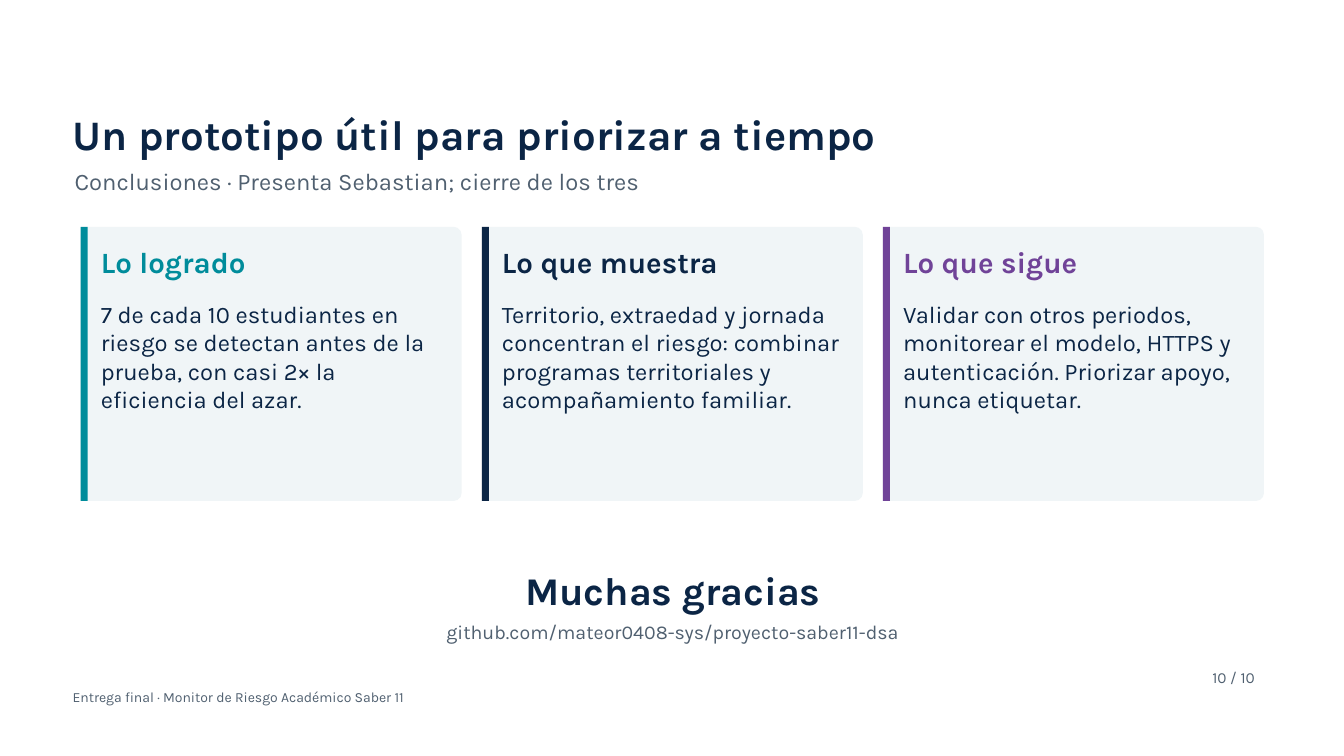
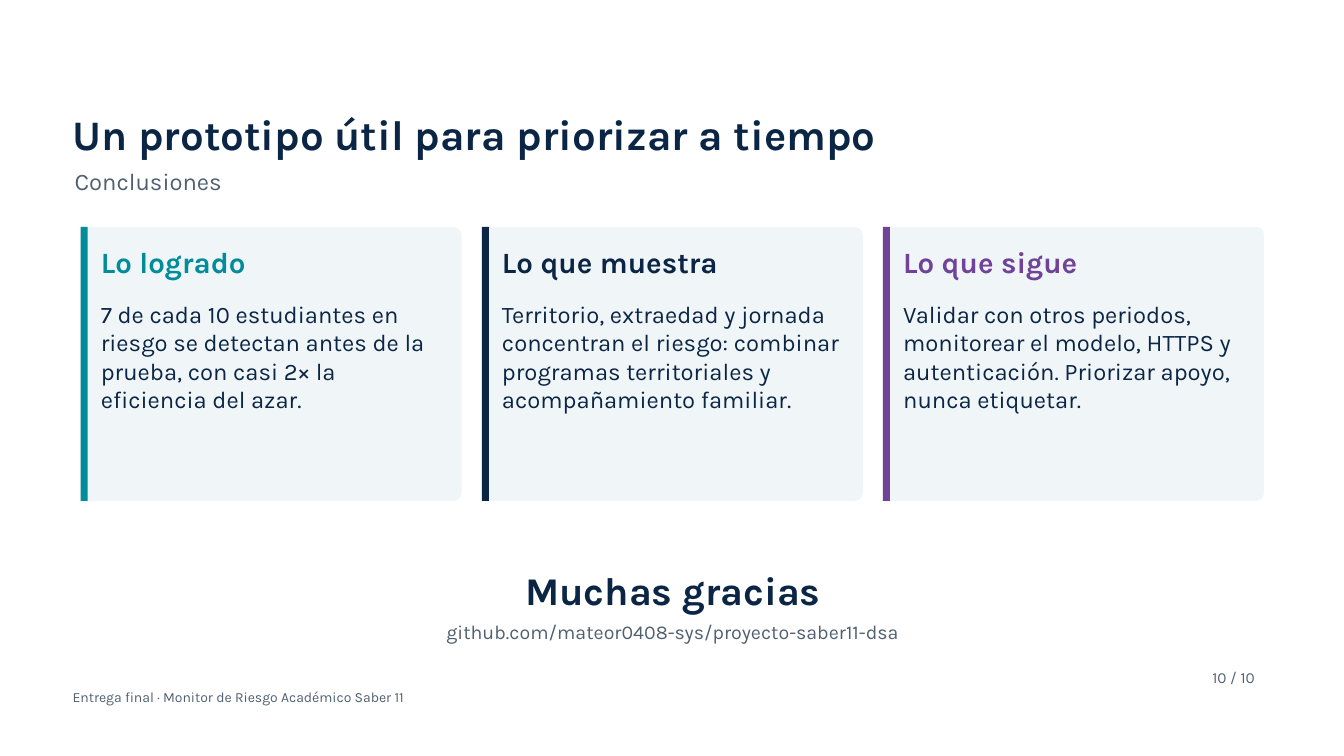
Before and after one commit to mateor0408-sys/proyecto-saber11-dsa, a slide deck: slide 10 of docs/video/presentacion_video.pptx. Drawn at 1344x756 pixels with LibreOffice and Linux fonts; fonts in the diff are those of the drawing; background and template pictures are left out. Boxes give left, top, right and bottom in pixels: in the first picture for what was removed or moved away, otherwise in the second. Text is boxed around its words. In the diff, an @@ line names an element or a change of style, - is before the commit and + after.

Commit message:
Presentación del video sin rótulos de presentador

```diff
--- a/docs/video/presentacion_video.pptx
+++ b/docs/video/presentacion_video.pptx
@@ text at (75, 173, 222, 191): text changed @@
-Conclusiones · Presenta Sebastian; cierre de los tres
+Conclusiones
```
Also in this commit, not shown: 8 other slides changed, 2 other files.
